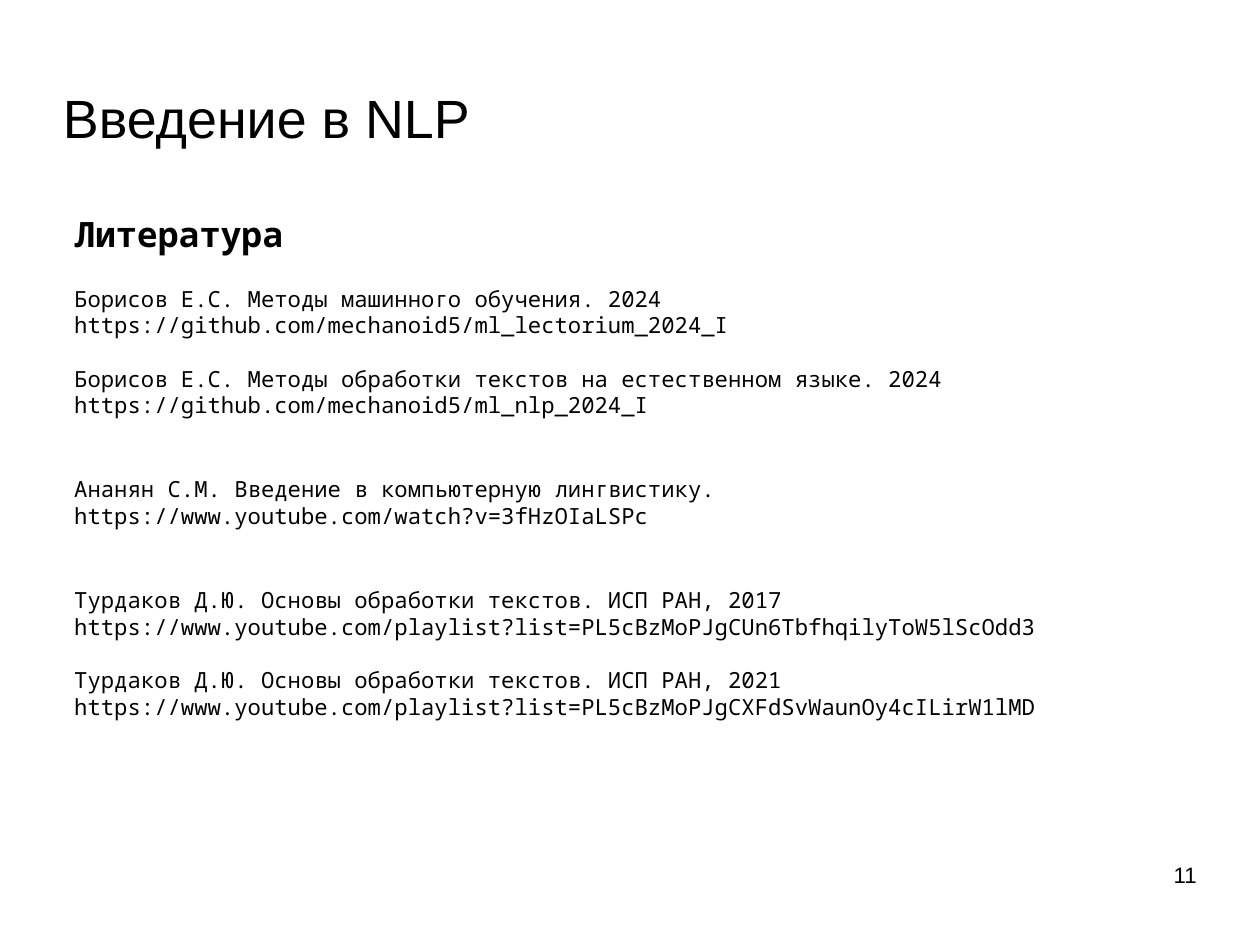
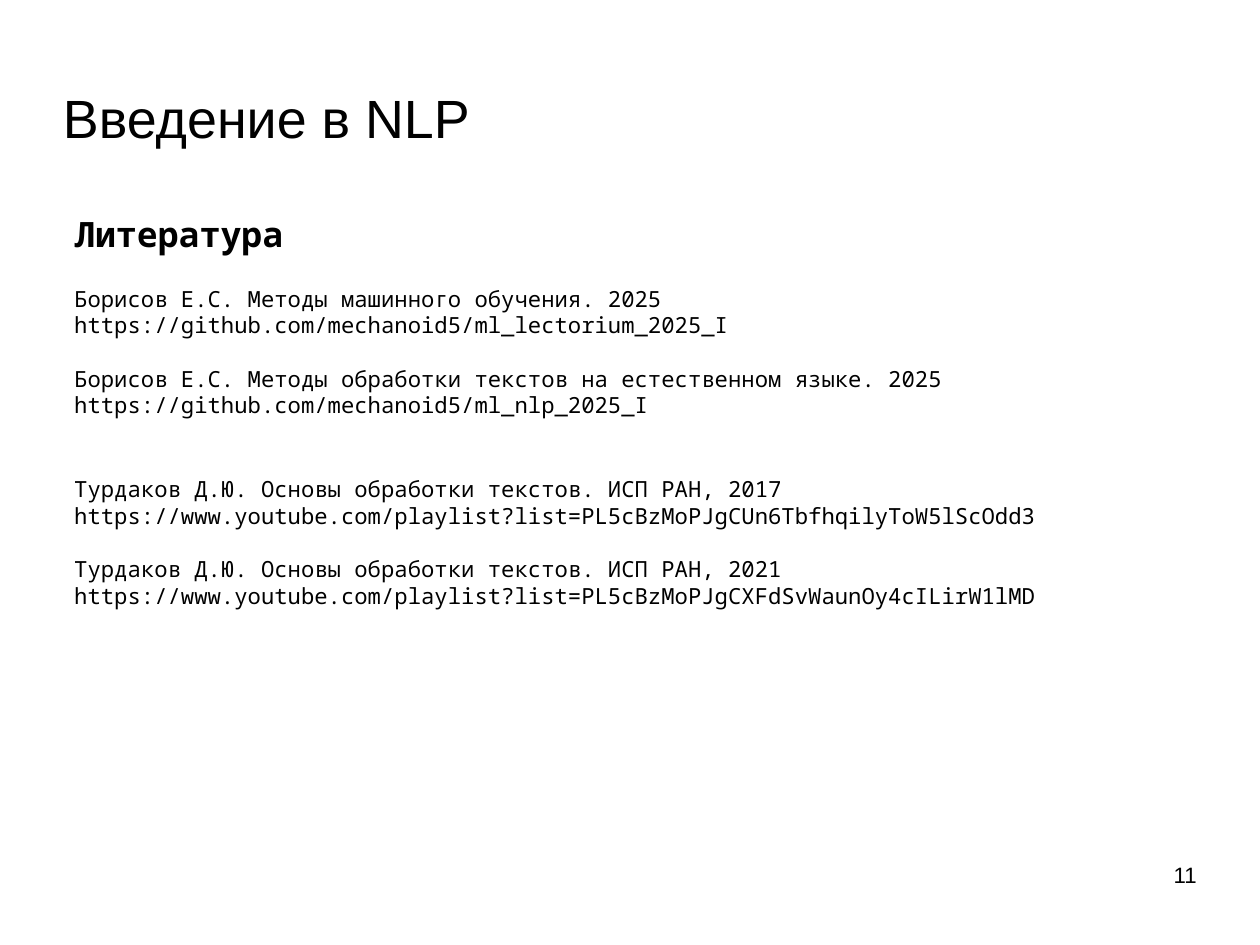
Before and after one commit to mechanoid5/ml_nlp_2025_I, a slide deck: slide 11 of 01-intro.odp. Drawn at 1260x945 pixels with LibreOffice and Linux fonts; fonts in the diff are those of the drawing; background and template pictures are left out. Boxes give left, top, right and bottom in pixels: in the first picture for what was removed or moved away, otherwise in the second. Text is boxed around its words. In the diff, an @@ line names an element or a change of style, - is before the commit and + after.

```diff
--- a/01-intro.odp
+++ b/01-intro.odp
@@ text at (74,290,941,419): text changed @@
-Борисов Е.С. Методы машинного обучения. 2024
-https://github.com/mechanoid5/ml_lectorium_2024_I
-Борисов Е.С. Методы обработки текстов на естественном языке. 2024
-https://github.com/mechanoid5/ml_nlp_2024_I
-Ананян C.М. Введение в компьютерную лингвистику.
-https://www.youtube.com/watch?v=3fHzOIaLSPc
+Борисов Е.С. Методы машинного обучения. 2025
+https://github.com/mechanoid5/ml_lectorium_2025_I
+Борисов Е.С. Методы обработки текстов на естественном языке. 2025
+https://github.com/mechanoid5/ml_nlp_2025_I
```
Also in this commit, not shown: 1 other slide changed, 19 other files.
